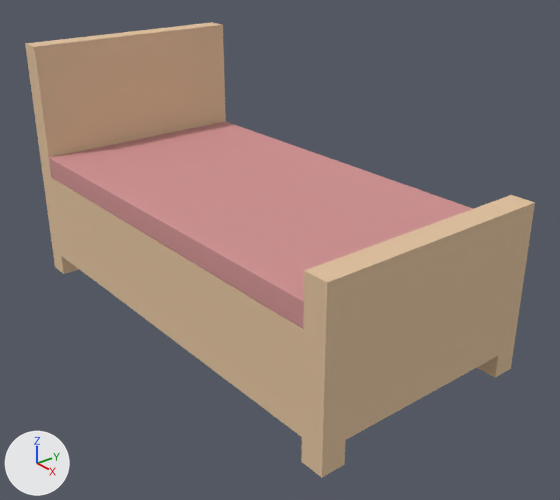
What one commit did to the Blender file blend/bed.blend.
The view is the same before and after, from a 50 mm camera at (2.438, -1.843, 1.696) aimed at (0.141, 0.027, 0.347). Arrows for +X, +Y and +Z are at lower left; the lights stay in place.

Names of what the first picture shows: 'bed_mesh', 'matterss_mesh'.
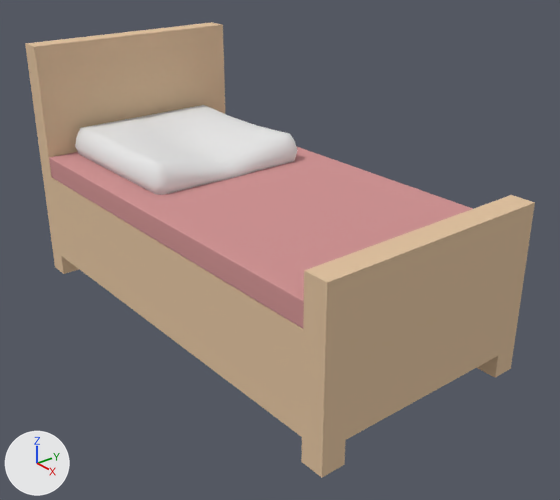
Where the change shows, as pixel boxes (x1, y1, x2, y2) in the pictures (560 x 500 px):
'Cube', added: after (75, 105, 298, 195)

Edits to the bpy script that builds the scene:
```text
Add mat_pillow:
    mat_pillow = diffuse_material('pillow')
    mat_pillow.base_color = (0.8, 0.8, 0.8)  # white #e7e7e7
Add me_cube_002:
    me_cube_002.from_pydata(...)  # 172 vertices, 178 faces; spans x -0.89..-0.127, y -0.385..0.376, z 0.574..0.73
    me_cube_002.polygons.foreach_set('use_smooth', [True] * 178)
    me_cube_002.materials.append(mat_pillow)  # white #e7e7e7
Add ob_cube:
    ob_cube = bpy.data.objects.new('Cube', me_cube_002)
    ob_cube.location = (0.0, 0.0, 0.0)
```
